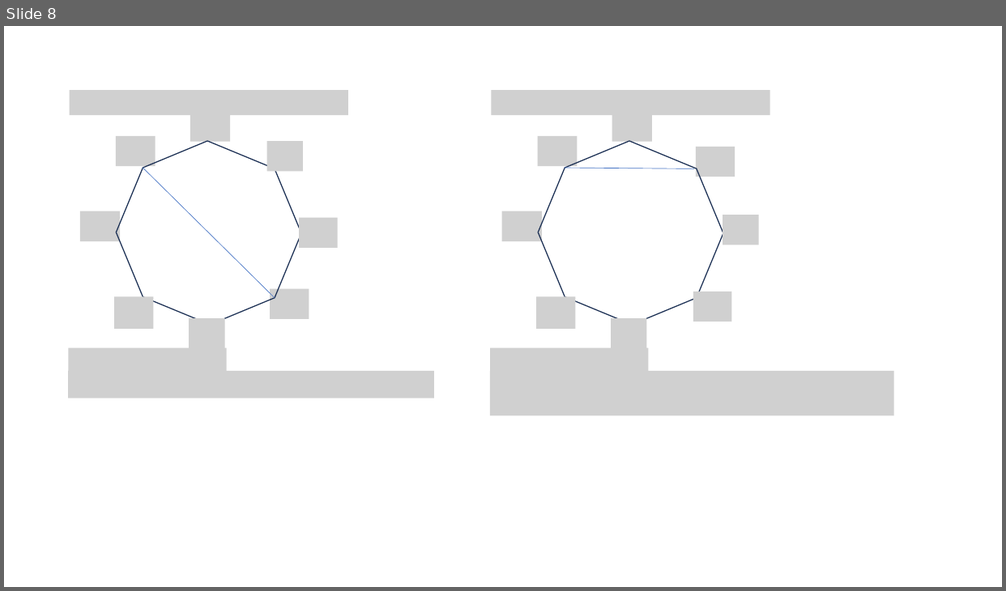
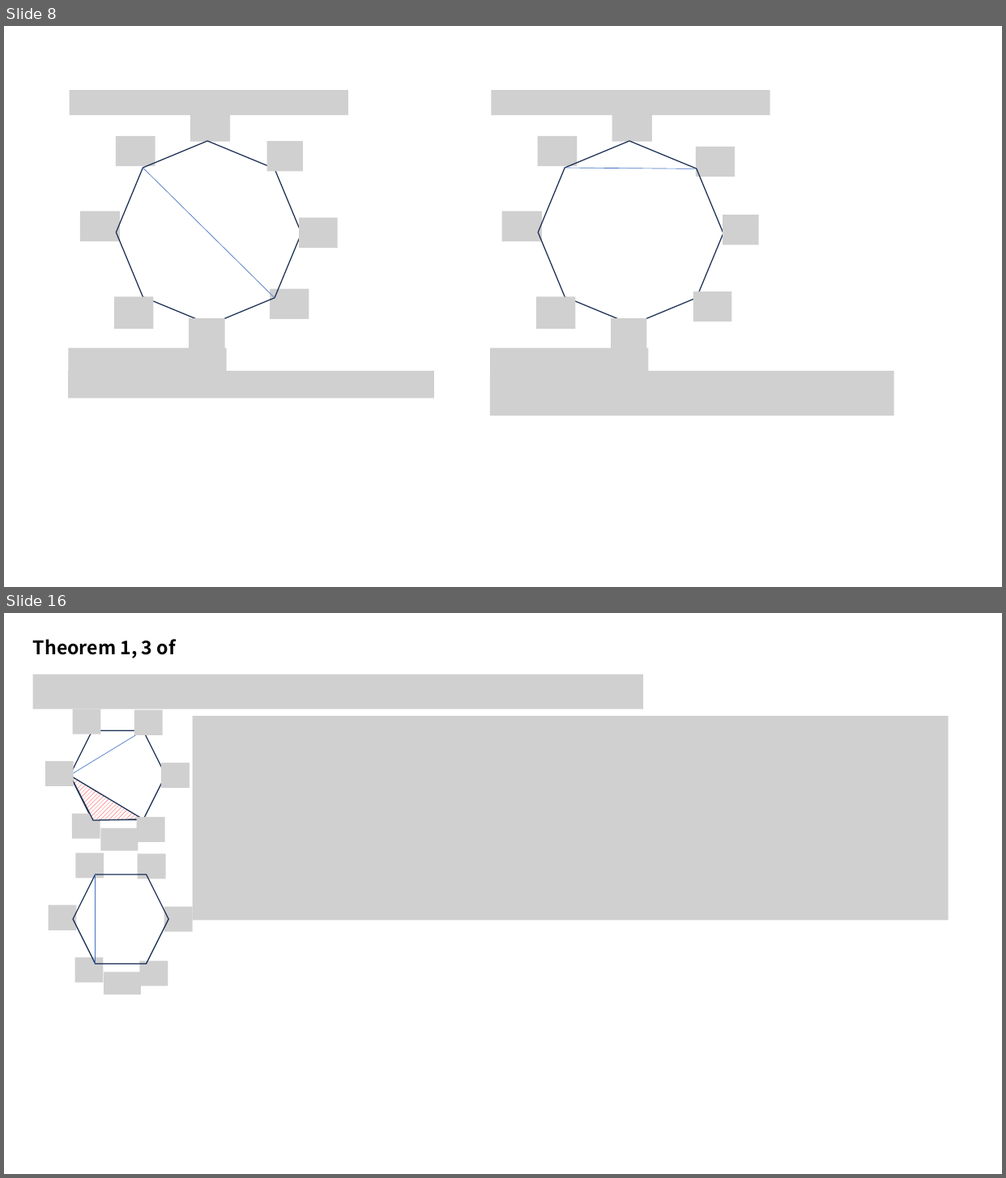
Before and after one commit to kimjiil/kimjiil.github.io, a slide deck: assets/images/2023-08-16-algorithm_study_00/HuShing 그림자료.pptx. Shown one above the other, each under a label of ours: slide 8 before the commit, slides 8 and 16 after it; the slides between them are not shown. The pictures are 1006x591 and 1006x1178 pixels, drawn with LibreOffice and Linux fonts; fonts in the diff are those of the drawing; grey boxes stand for pictures. Boxes give left, top, right and bottom in pixels: in the first picture for what was removed or moved away, otherwise in the second. Text is boxed around its words. In the diff, an @@ line names an element or a change of style, - is before the commit and + after.

```diff
--- a/assets/images/2023-08-16-algorithm_study_00/HuShing 그림자료.pptx
+++ b/assets/images/2023-08-16-algorithm_study_00/HuShing 그림자료.pptx
@@ slide 16 added at box(4, 613, 1002, 1174), background #FFFFFF @@
@@ text added at box(33, 639, 176, 658), 18 pt, text #000000, bold @@
+Theorem 1, 3 of
@@ picture added at box(33, 675, 644, 709) @@
@@ picture added at box(72, 709, 100, 735) @@
@@ hexagon added at box(70, 730, 166, 820), outline #1E3256 1 pt @@
@@ line added from (70, 776) to (143, 730), #4472C4 0.5 pt @@
@@ picture added at box(134, 710, 163, 736) @@
@@ picture added at box(193, 717, 948, 921) @@
@@ picture added at box(45, 761, 74, 786) @@
@@ triangle added at box(57, 776, 143, 841), fill pattern #FF0000 on #FFFFFF, outline #1E3256 1 pt @@
@@ line added from (70, 776) to (143, 820), #4472C4 0.5 pt @@
@@ picture added at box(161, 763, 189, 788) @@
@@ picture added at box(72, 814, 100, 839) @@
@@ picture added at box(100, 828, 138, 851) @@
@@ picture added at box(137, 816, 165, 842) @@
@@ picture added at box(76, 854, 104, 879) @@
@@ picture added at box(138, 854, 166, 879) @@
@@ hexagon added at box(73, 875, 168, 964), outline #1E3256 1 pt @@
@@ line added from (96, 964) to (96, 875), #4472C4 0.5 pt @@
@@ picture added at box(49, 905, 77, 931) @@
@@ picture added at box(164, 906, 193, 932) @@
@@ picture added at box(75, 957, 104, 983) @@
@@ picture added at box(104, 973, 141, 995) @@
@@ picture added at box(139, 961, 168, 986) @@
```
Also in this commit, not shown: 21 other slides added.
